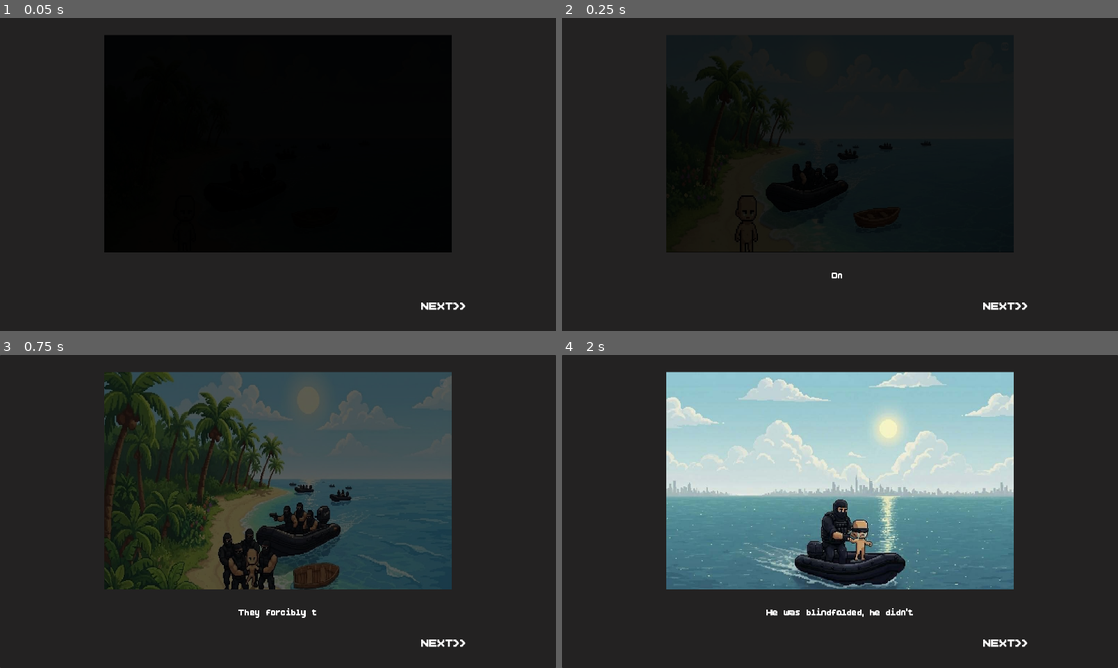
Above: before the commit, frames 1-4 (two rows, left to right).
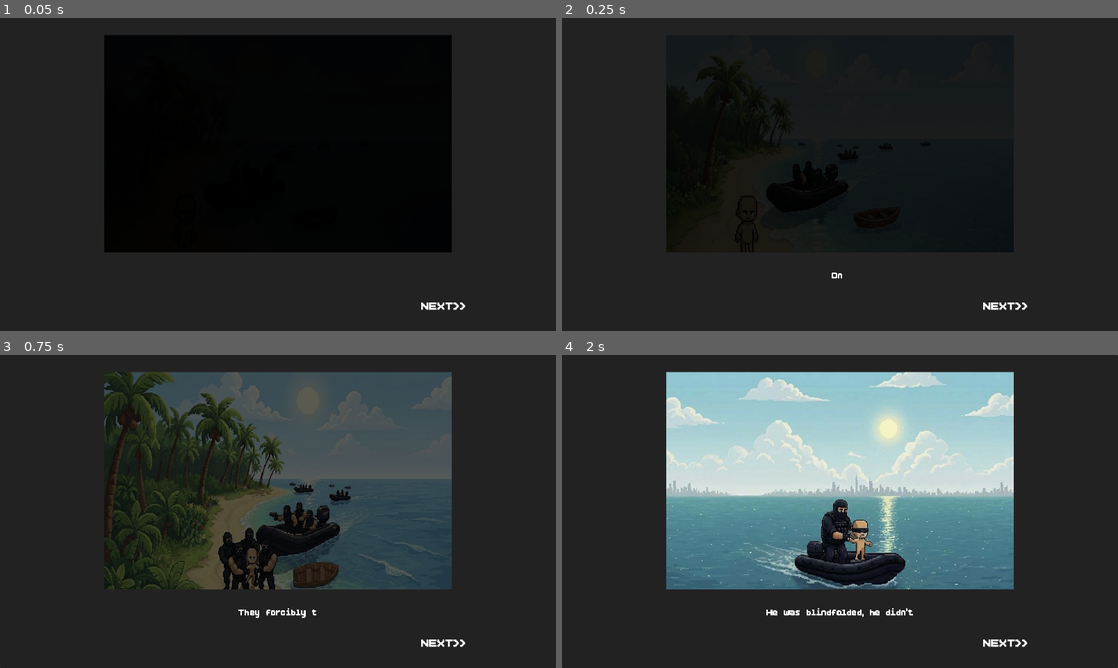
Above: after the commit, the same moments.

Repository: hoaxnt/envelhope-beta
Game: Godot game, scene res://Scenes/stories/kidnap_story.tscn
Same seed, same stepped clock (60 frames per second), same inputs: the game is played once before the commit and once after it. This scene is started directly instead of the project's main scene. Sound files missing from this copy of the repository are replaced by a short silence.
Inputs (mouse positions are in pixels of both pictures, inside the frame that each line leads up to):
- Up to frame 1 (0.05 s): no input
- Up to frame 2 (0.25 s): no input
- Up to frame 3 (0.75 s): click (278, 511) at 0.5 s
- Up to frame 4 (2 s): click (840, 511) at 1.25 s

The runs differ from the first frame. In frame 3, 1.1% of the frame differs, in the area x 18-80%, y 5-75%; in frame 4, nothing differs.
Error in both runs: Invalid call. Nonexistent 'int' constructor. (res://Scripts/hud/envelopes.gd:4)

Commit message:
fix: run bug

Diff:
--- a/Scripts/stories/kidnap_story.gd
+++ b/Scripts/stories/kidnap_story.gd
@@ -3,8 +3,8 @@
 @onready var anim = $AnimationPlayer
 
 const IMAGES = [
-	"res://assets/utils/kidnap/1.PNG",
-	"res://assets/utils/kidnap/2.PNG",
+	"res://assets/utils/kidnap/1.jpg",
+	"res://assets/utils/kidnap/2.jpg",
 	"res://assets/utils/kidnap/3.jpg",
 	"res://assets/utils/kidnap/4.jpg",
 ]
--- a/Scripts/utils/main_menu.gd
+++ b/Scripts/utils/main_menu.gd
@@ -22,6 +22,7 @@
 	GlobalData.npc_data.set("diver_objective", "none")
 	GlobalData.npc_data.set("current_objective", "none")
 	GlobalData.npc_data.set("day", 1)
+	GlobalData.npc_data.set("release_the_kraken", false)
 
 	#GlobalData.update_inventory_data("Log", 0)
 	#GlobalData.update_npc_data("current_objective", "none")
Binary file removed: assets/utils/kidnap/1.PNG
Binary file added: assets/utils/kidnap/1.jpg
Not shown, changed: assets/utils/kidnap/1.jpg.import
Binary file removed: assets/utils/kidnap/2.PNG
Binary file added: assets/utils/kidnap/2.jpg
Not shown, changed: assets/utils/kidnap/2.jpg.import
